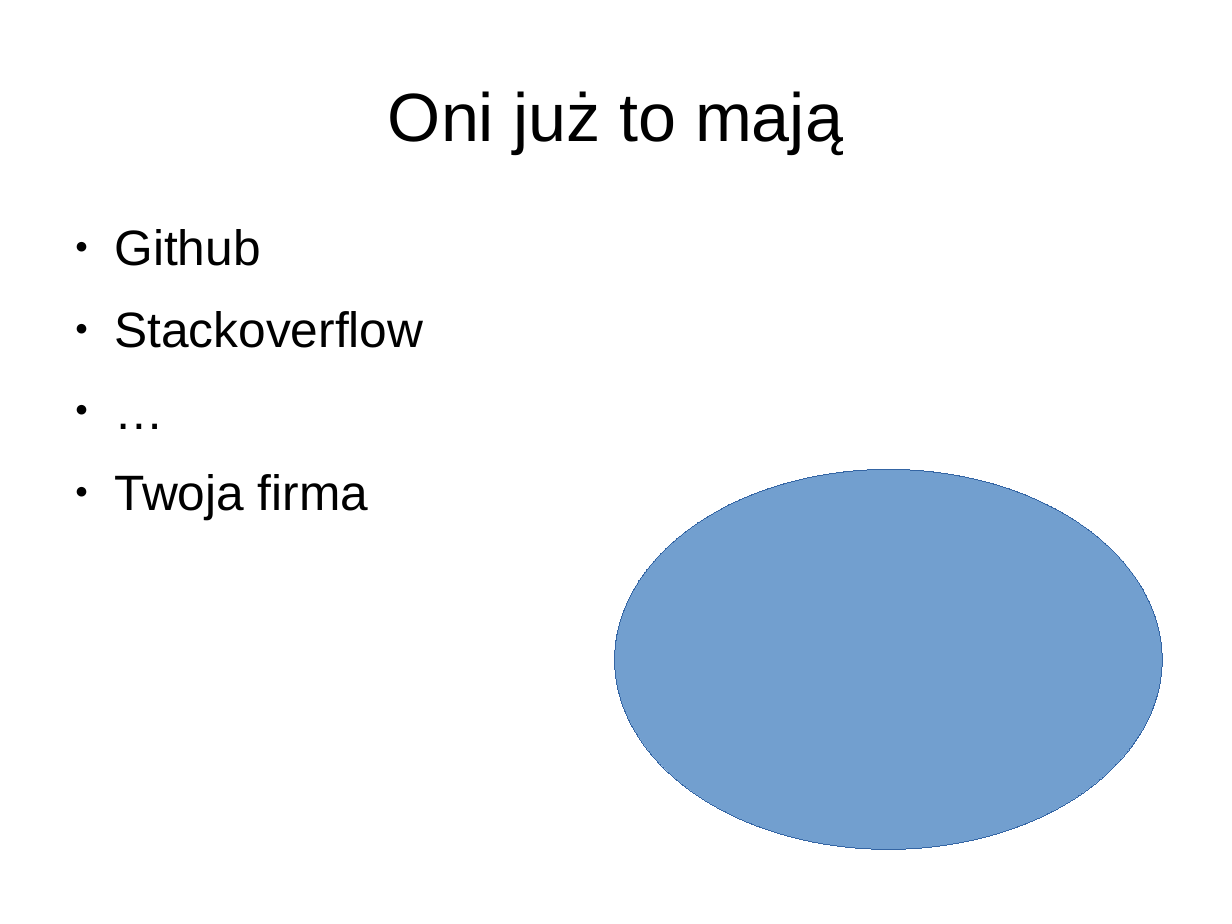
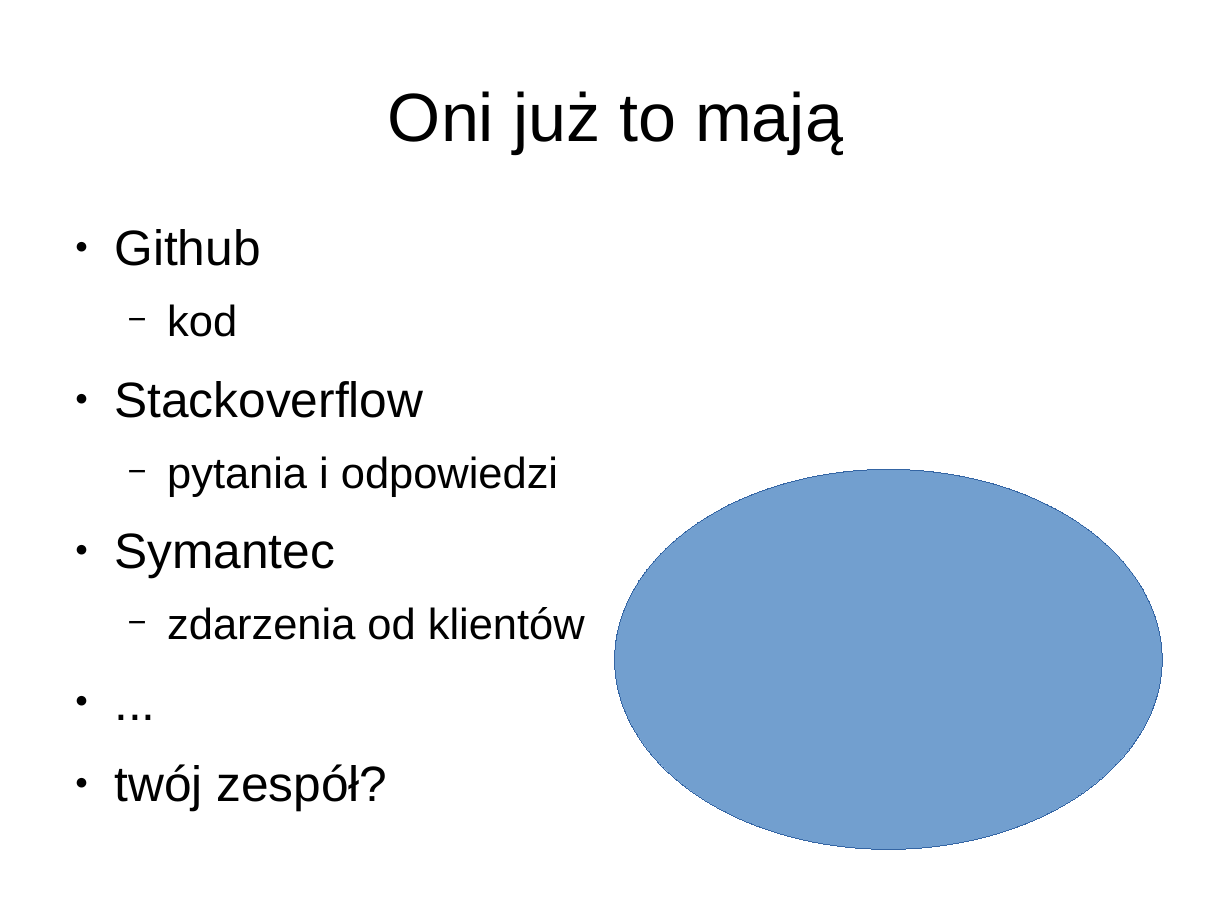
Before and after one commit to lukaszkuczynski/nieszukaj, a slide deck: slide 7 of znajduj.odp. Drawn at 1232x924 pixels with LibreOffice and Linux fonts; fonts in the diff are those of the drawing. Boxes give left, top, right and bottom in pixels: in the first picture for what was removed or moved away, otherwise in the second. Text is boxed around its words. In the diff, an @@ line names an element or a change of style, - is before the commit and + after.

```diff
--- a/znajduj.odp
+++ b/znajduj.odp
@@ text at (167, 304, 237, 337): paragraph added @@
+  − kod
@@ text at (114, 456, 585, 811): text changed; size 32 to 28 pt @@
-● …
-● Twoja firma
+  − pytania i odpowiedzi
+● Symantec
+  − zdarzenia od klientów
+● ...
+● twój zespół?
```
Also in this commit, not shown: 12 other slides changed, 4 slides added, 5 slides removed.
